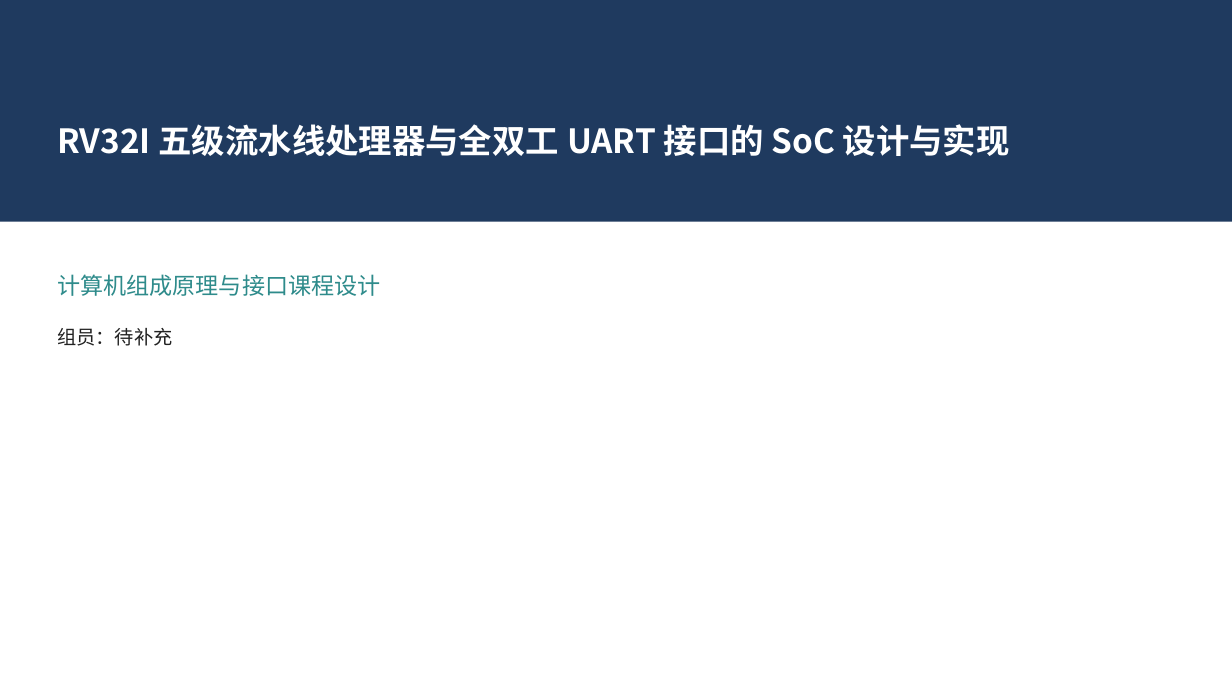
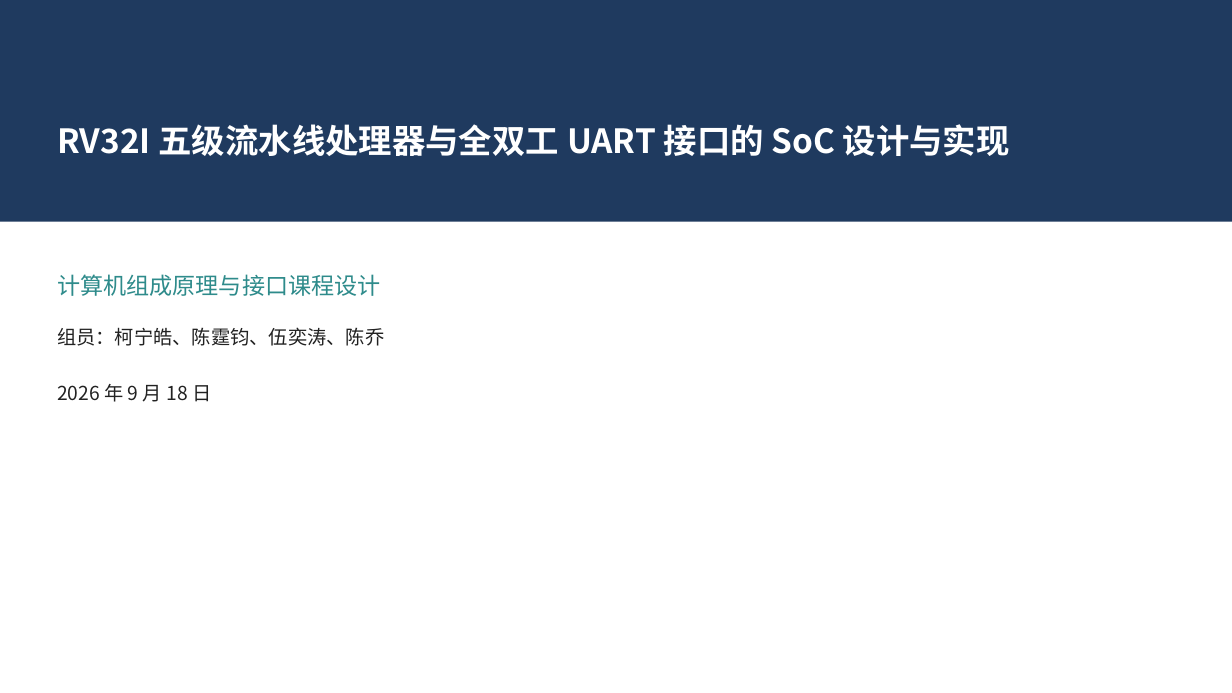
Before and after one commit to StarryReverie/board, a slide deck: slide 1 of ppt/out/课程设计_验收答辩.pptx. Drawn at 1232x693 pixels with LibreOffice and Linux fonts; fonts in the diff are those of the drawing. Boxes give left, top, right and bottom in pixels: in the first picture for what was removed or moved away, otherwise in the second. Text is boxed around its words. In the diff, an @@ line names an element or a change of style, - is before the commit and + after.

```diff
--- a/ppt/out/课程设计_验收答辩.pptx
+++ b/ppt/out/课程设计_验收答辩.pptx
@@ text at box(57, 327, 384, 346): text changed @@
-组员：待补充
+组员：柯宁皓、陈霆钧、伍奕涛、陈乔
@@ text added at box(57, 384, 211, 402), 15 pt, text #222222 @@
+2026 年 9 月 18 日
```
Also in this commit, not shown: 5 other slides changed, 3 other files.
